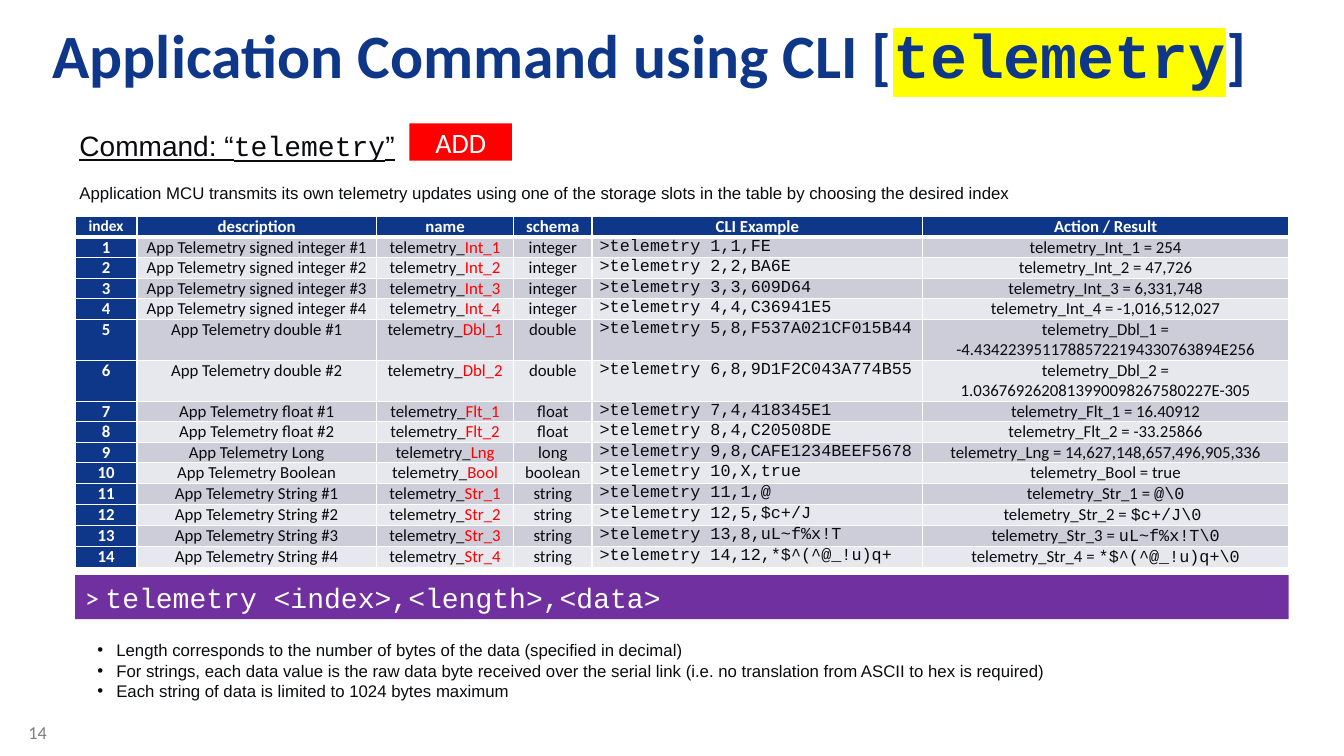
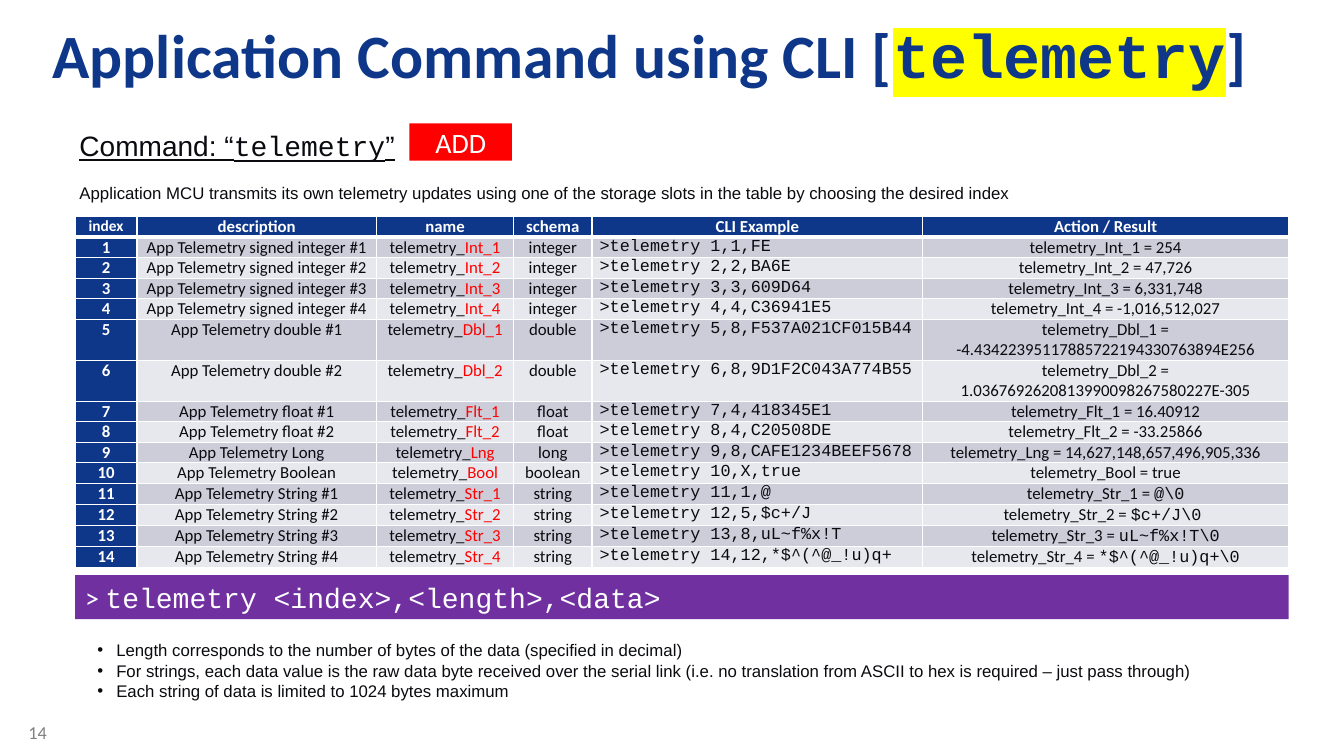
Before and after one commit to daisukeiot/Microchip-SAM-IoT-Wx-1, a slide deck: slide 14 of AO-Smith-MSFT-MCHP-r6.pptx. Drawn at 1344x756 pixels with LibreOffice and Linux fonts; fonts in the diff are those of the drawing; background and template pictures are left out. Boxes give left, top, right and bottom in pixels: in the first picture for what was removed or moved away, otherwise in the second. Text is boxed around its words. In the diff, an @@ line names an element or a change of style, - is before the commit and + after.

```diff
--- a/AO-Smith-MSFT-MCHP-r6.pptx
+++ b/AO-Smith-MSFT-MCHP-r6.pptx
@@ text at (116, 665, 1190, 681): text changed @@
-• For strings, each data value is the raw data byte received over the serial link (i.e. no translation from ASCII to hex is required)
+• For strings, each data value is the raw data byte received over the serial link (i.e. no translation from ASCII to hex is required – just pass through)
```
Also in this commit, not shown: 3 other slides changed.
